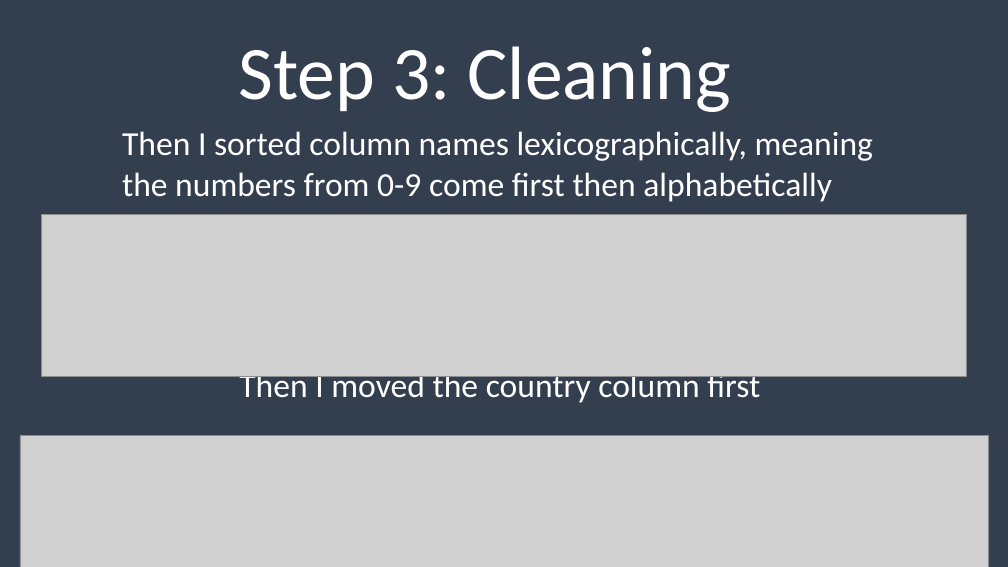
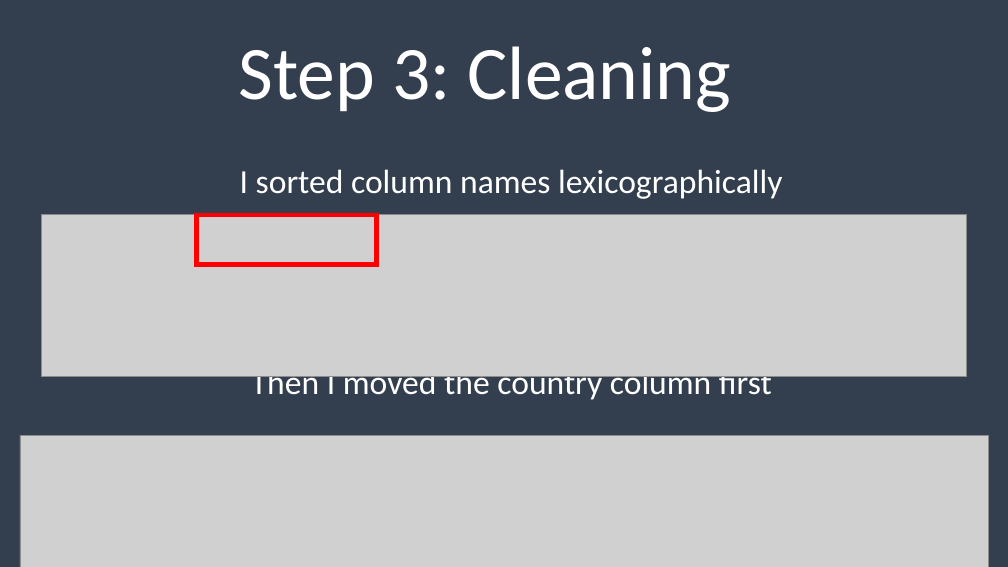
Before and after one commit to FaisalAlsaadi/2023-4516CSQR-FaisalAlsaadi, a slide deck: slide 10 of presentation.pptx. Drawn at 1008x567 pixels with LibreOffice and Linux fonts; fonts in the diff are those of the drawing; grey boxes stand for pictures. Boxes give left, top, right and bottom in pixels: in the first picture for what was removed or moved away, otherwise in the second. Text is boxed around its words. In the diff, an @@ line names an element or a change of style, - is before the commit and + after.

```diff
--- a/presentation.pptx
+++ b/presentation.pptx
@@ subtitle "I sorted column names lexicographically": place and size @@
-subtitle "I sorted column names lexicographically" at [122, 131, 873, 403]
+subtitle "I sorted column names lexicographically" at [240, 169, 782, 403]
@@ subtitle at [240, 169, 782, 199]: text changed @@
-Then I sorted column names lexicographically, meaning the numbers from 0-9 come first then alphabetically
+I sorted column names lexicographically
@@ rectangle added at [197, 215, 377, 265], outline #FF0000 4.5 pt @@
```
Also in this commit, not shown: 9 other slides changed, 2 slides added.
